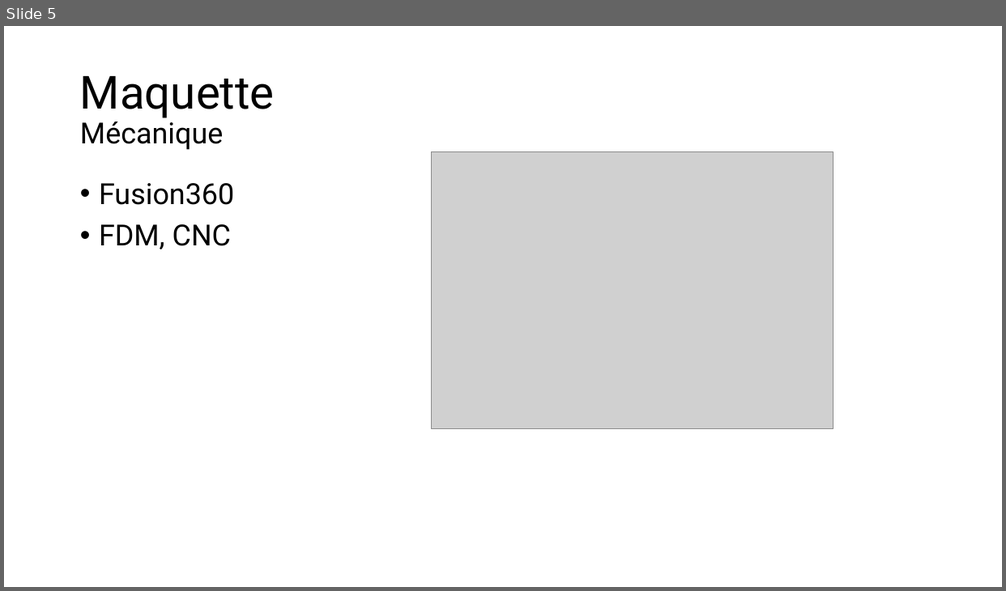
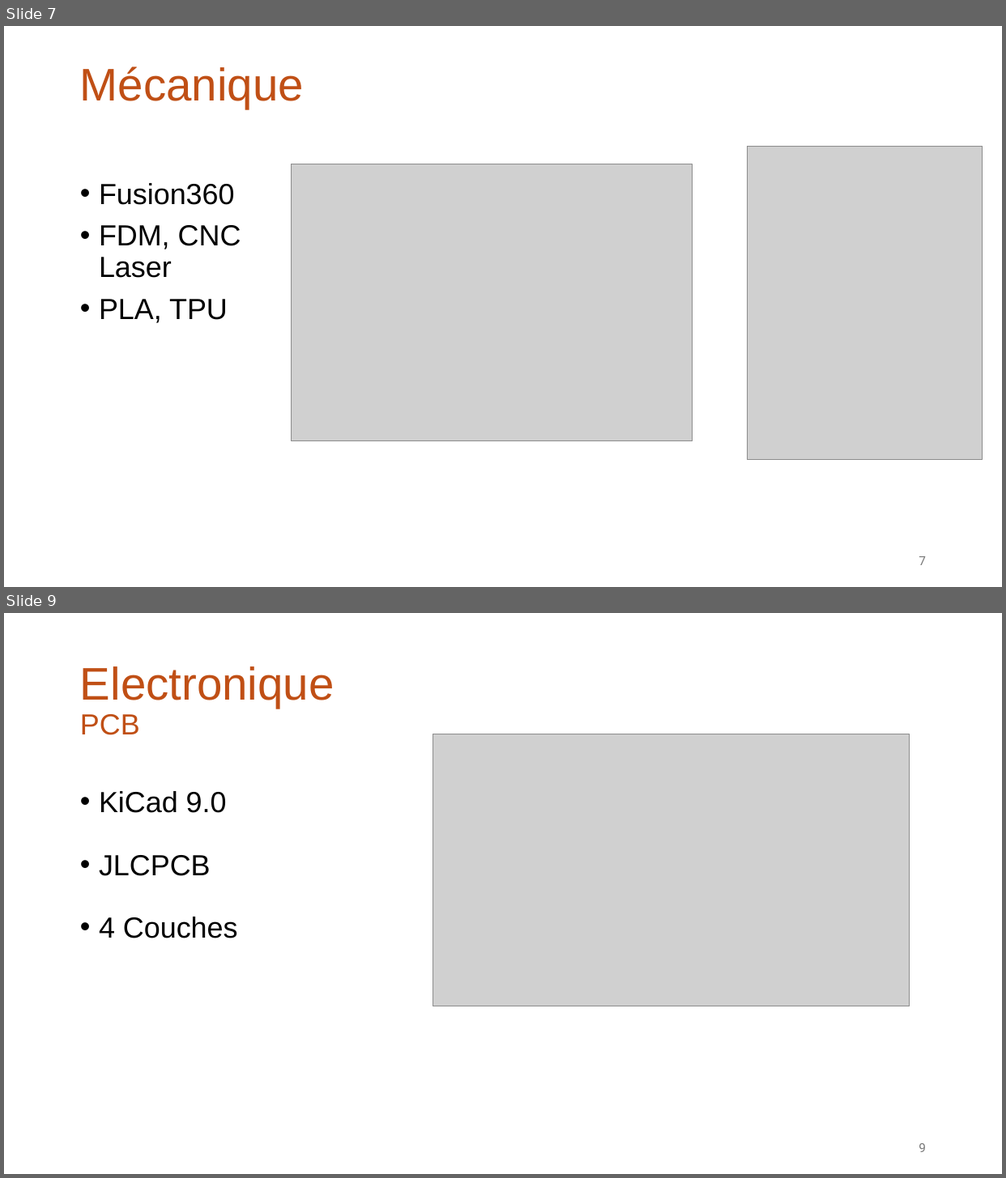
Before and after one commit to Ding-Jeremy/Self-Balancing-Bot, a slide deck: A_Documentation/Defense.pptx. Shown one above the other, each under a label of ours: slide 5 before the commit, slides 7 and 9 after it; the slides between them are not shown. The pictures are 1006x591 and 1006x1178 pixels, drawn with LibreOffice and Linux fonts; fonts in the diff are those of the drawing; grey boxes stand for pictures. Boxes give left, top, right and bottom in pixels: in the first picture for what was removed or moved away, otherwise in the second. Text is boxed around its words. In the diff, an @@ line names an element or a change of style, - is before the commit and + after.

```diff
--- a/A_Documentation/Defense.pptx
+++ b/A_Documentation/Defense.pptx
@@ slide 9 added at [4, 613, 1002, 1174], background #FFFFFF @@
@@ title added at [80, 666, 334, 735], 44 pt, text #C04F15 @@
+Electronique
+PCB
@@ picture added at [433, 734, 910, 1006] @@
@@ text added at [99, 791, 238, 939], 28 pt, text #000000 @@
+• KiCad 9.0
+• JLCPCB
+• 4 Couches
@@ page number added at [918, 1144, 926, 1152], 12 pt, text #797979 @@
+9
@@ what was slide 5 is now slide 7 @@
@@ slide 7 changed as well @@
@@ title at [80, 66, 304, 109]: text changed; size 28 to 44 pt; font Roboto to Arial; text colour #000000 to #C04F15 @@
-Maquette
-Mécanique
+Mécanique
@@ picture added at [748, 147, 982, 460] @@
@@ picture: place and size @@
-picture at [432, 152, 833, 429]
+picture at [291, 165, 692, 442]
@@ text at [99, 183, 235, 205]: font Roboto to Arial in "Fusion360" @@
@@ text at [99, 225, 241, 323]: text changed; font Roboto to Arial @@
-• FDM, CNC
+• FDM, CNC
+  Laser
+• PLA, TPU
@@ page number added at [918, 557, 926, 565], 12 pt, text #797979 @@
+7
```
Also in this commit, not shown: 4 other slides changed, 23 other slides added, 14 other files.
